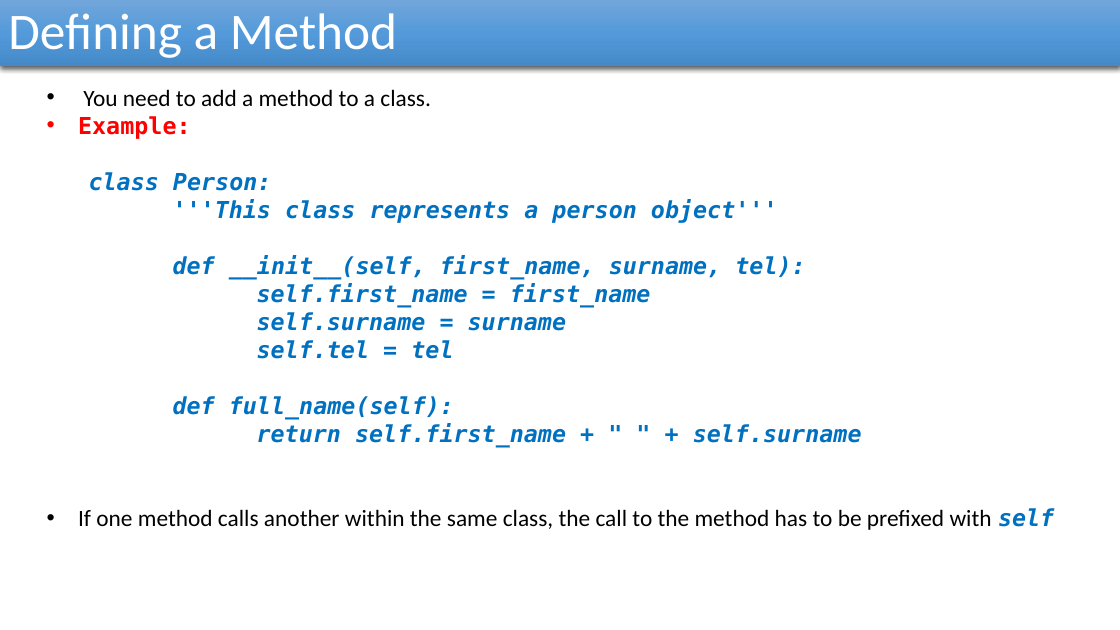
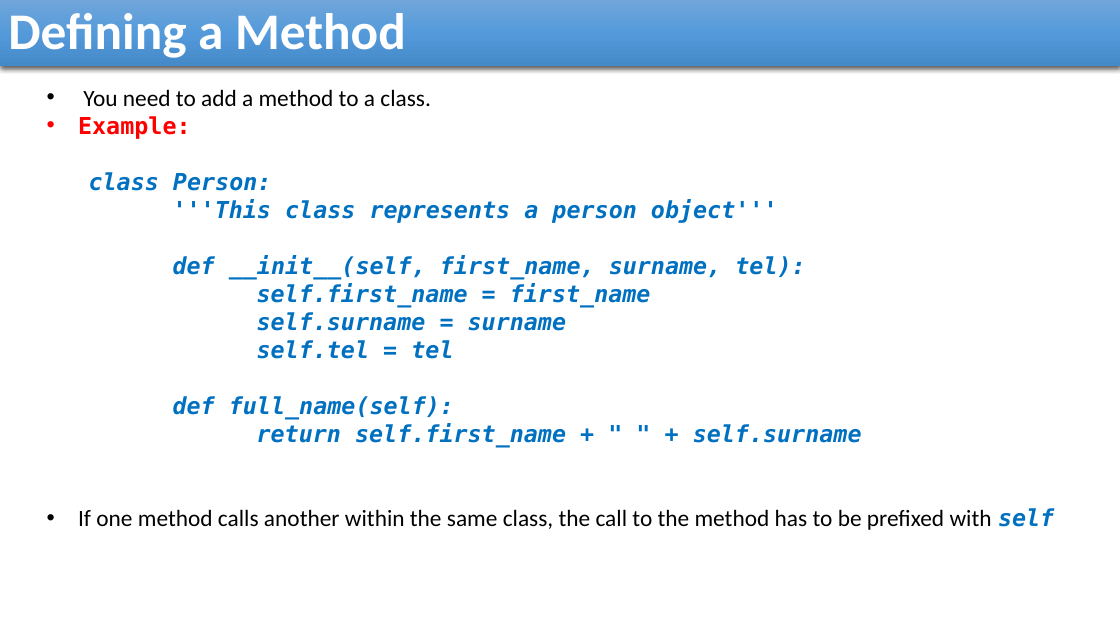
Before and after one commit to reza-arjmandi/rpi-course, a slide deck: slide 37 of session4/presentaion/Python_Advanced.pptx (slide 9 before the commit). Drawn at 1120x630 pixels with LibreOffice and Linux fonts; fonts in the diff are those of the drawing. Boxes give left, top, right and bottom in pixels: in the first picture for what was removed or moved away, otherwise in the second. Text is boxed around its words. In the diff, an @@ line names an element or a change of style, - is before the commit and + after.

```diff
--- a/session4/presentaion/Python_Advanced.pptx
+++ b/session4/presentaion/Python_Advanced.pptx
@@ rectangle "Defining a Method" at [0, 0, 1120, 66]: bold on @@
```
Also in this commit, not shown: 22 other slides changed, 28 slides added.
